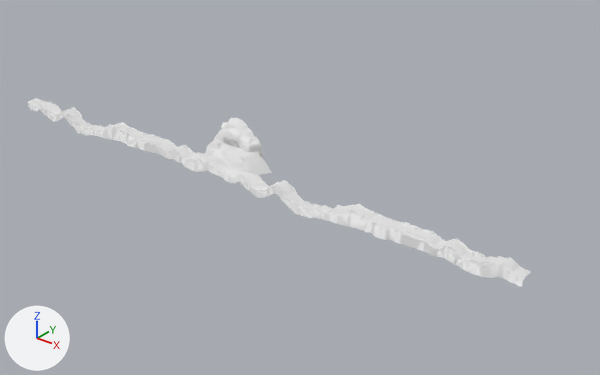
What one commit did to the FBX model Assets/Map/Models/Theme_02/Desert_04.fbx.
One viewpoint serves both versions: a 50 mm lens placed at (1183.0, -751.0, 479.0), pointed at (535.0, 59.0, -23.0). The axes (+X, +Y, +Z) are drawn at lower left. The lights are the same throughout. Where no turn or scale is listed for an object, it has been applied to the vertices.

Names of what the first picture shows: 'Mountain_01', 'Road_01'.
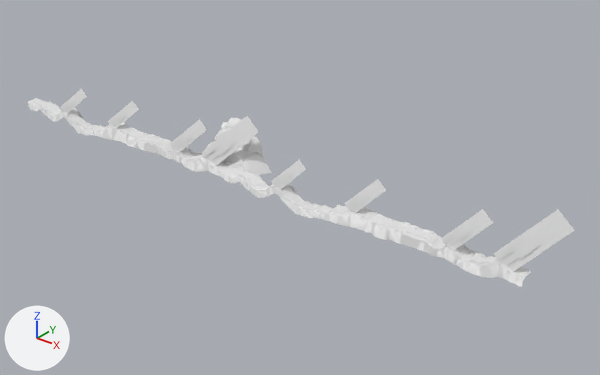
The change, as a diff of the scene's bpy script:
```diff
--- a/Assets/Map/Models/Theme_02/Desert_04.fbx.py
+++ b/Assets/Map/Models/Theme_02/Desert_04.fbx.py
@@ mat_light_mat_02 @@
+mat_light_mat_02 = principled_material('Light_Mat_02')
+mat_light_mat_02.base_color = (0.8, 0.8, 0.8)  # white #e7e7e7
@@ me_mesh_008_1 @@
+me_mesh_008_1.from_pydata(...)  # 384 vertices, 128 faces; spans x 90.0..924.0, y -6.0..40.0, z -2.0..70.0
+me_mesh_008_1.materials.append(mat_light_mat_02)  # white #e7e7e7
@@ ob_light_01 @@
+ob_light_01 = bpy.data.objects.new('Light_01', me_mesh_008_1)
+ob_light_01.location = (0.0, 0.0, 0.0)
```

Pixel boxes (x1, y1, x2, y2) of what changed, in the pictures (600 x 375 px):
'Light_01', added
    after: (60, 89, 575, 271)
'Road_01', unchanged, covered by the edit
    before: (30, 99, 530, 277)
    after: (31, 101, 531, 278)
'Ground_01', unchanged, uncovered by the edit
    before: (31, 101, 531, 278)
    after: (30, 99, 530, 277)
